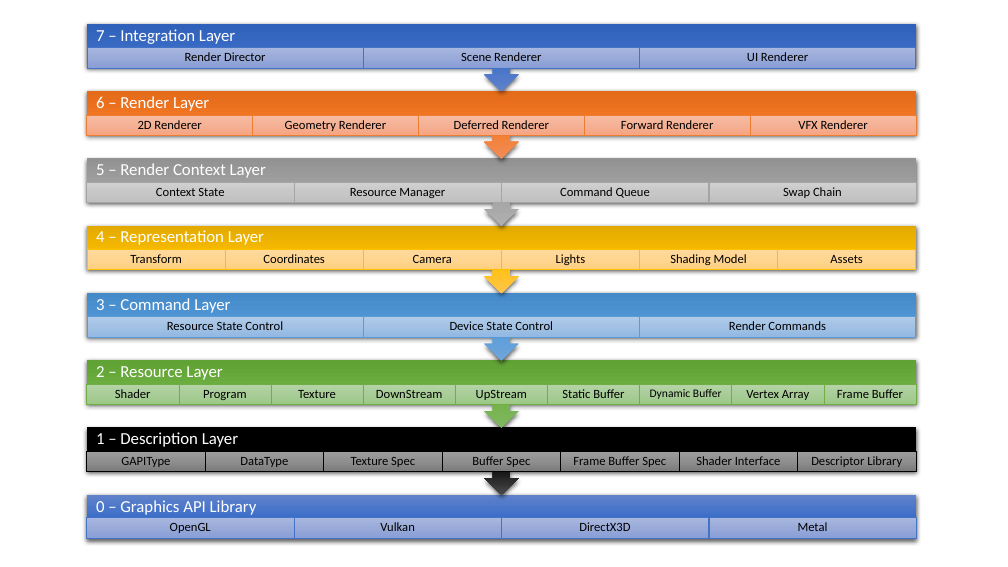
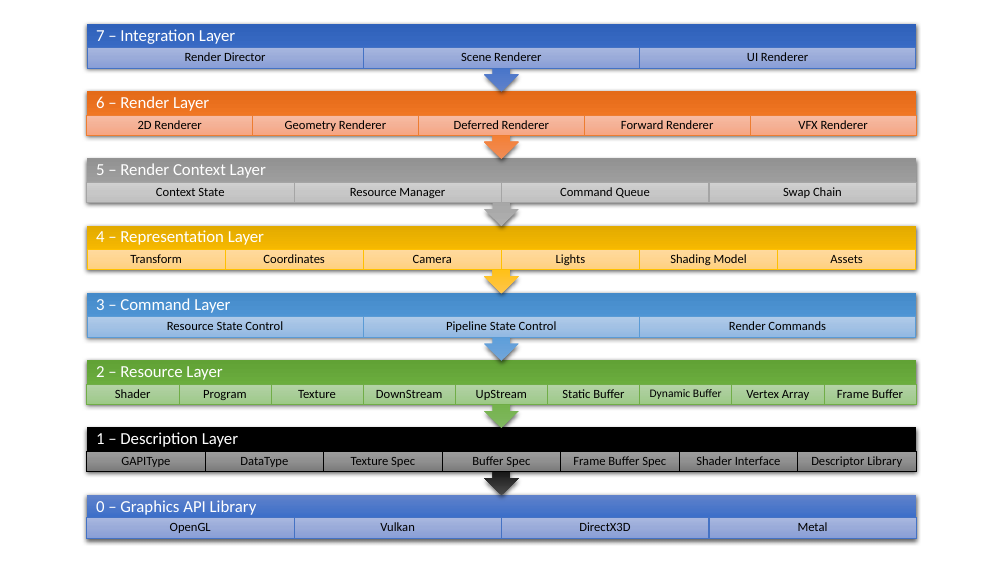
Before and after one commit to pawel-kaleta/FoolsEngine, a slide deck: slide 2 of Documentation/Rendering Architecture.pptx. Drawn at 1008x567 pixels with LibreOffice and Linux fonts; fonts in the diff are those of the drawing. Boxes give left, top, right and bottom in pixels: in the first picture for what was removed or moved away, otherwise in the second. Text is boxed around its words. In the diff, an @@ line names an element or a change of style, - is before the commit and + after.

Commit message:
Renamed 'DeviceState' to 'PipelineState'; added UniformBufferIterator

```diff
--- a/Documentation/Rendering Architecture.pptx
+++ b/Documentation/Rendering Architecture.pptx
@@ text at box(446, 321, 557, 332): text changed @@
-Device State Control
+Pipeline State Control
```
Also in this commit, not shown: 15 other files.
